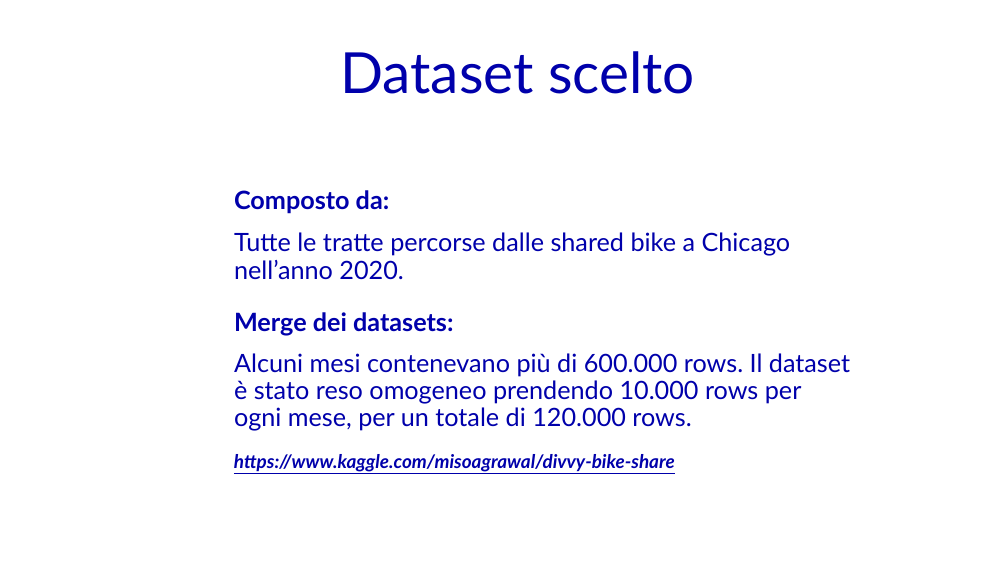
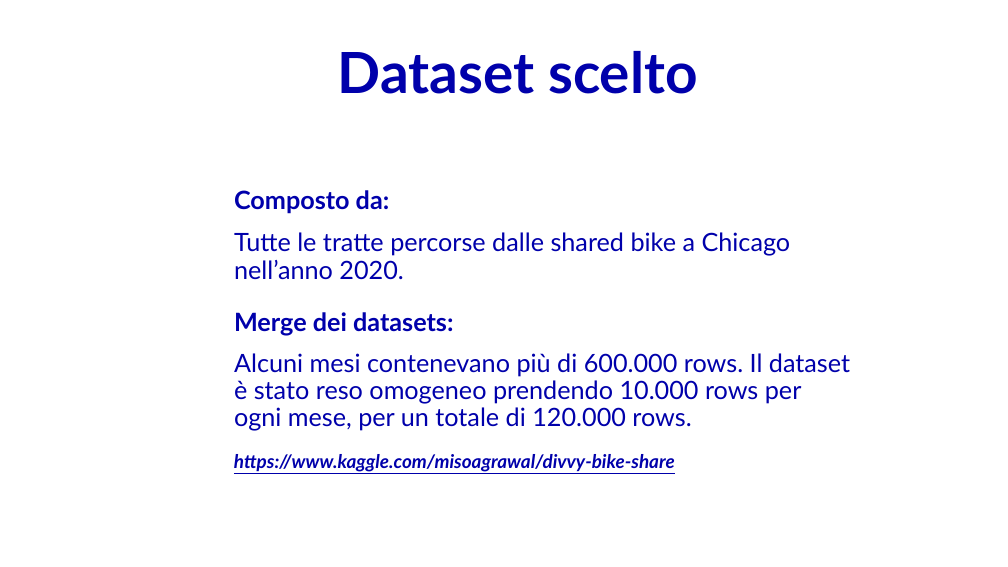
Before and after one commit to Robertales/tripdata-bike-chicago-bd2, a slide deck: slide 2 of presentazione/presentazioneBD2BarberisRobertazzi.pptx. Drawn at 1008x567 pixels with LibreOffice and Linux fonts; fonts in the diff are those of the drawing. Boxes give left, top, right and bottom in pixels: in the first picture for what was removed or moved away, otherwise in the second. Text is boxed around its words. In the diff, an @@ line names an element or a change of style, - is before the commit and + after.

```diff
--- a/presentazione/presentazioneBD2BarberisRobertazzi.pptx
+++ b/presentazione/presentazioneBD2BarberisRobertazzi.pptx
@@ title "Dataset scelto" at [338,51,697,94]: bold on @@
```
Also in this commit, not shown: 4 other slides changed, 2 slides added, 33 other files.
